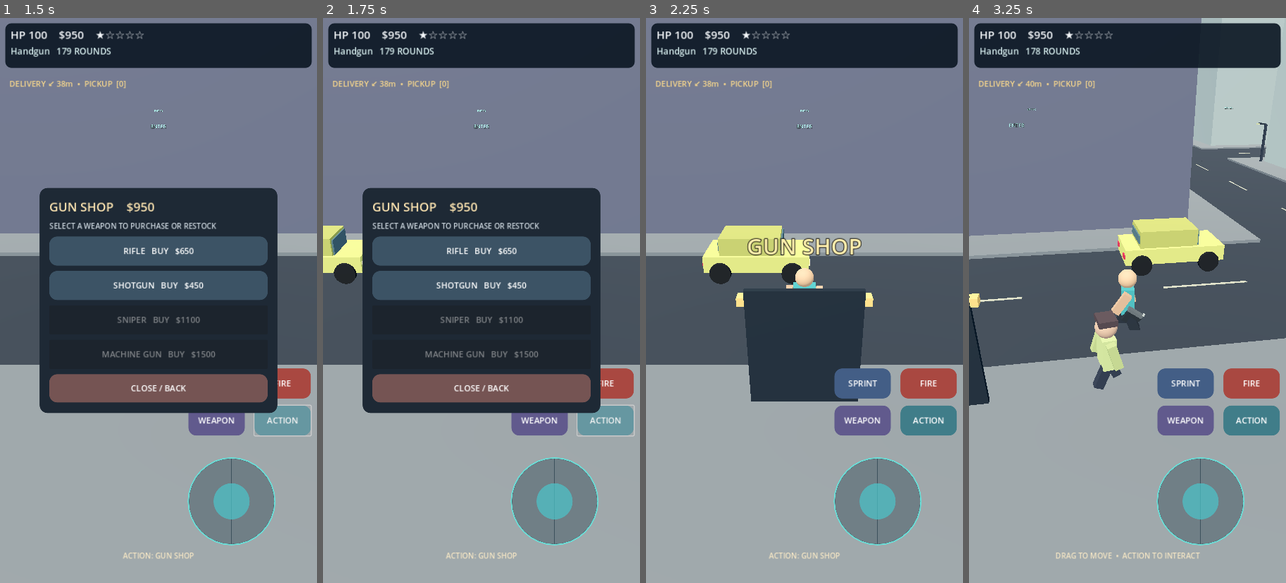
Above: before the commit, frames 1-4 (left to right).
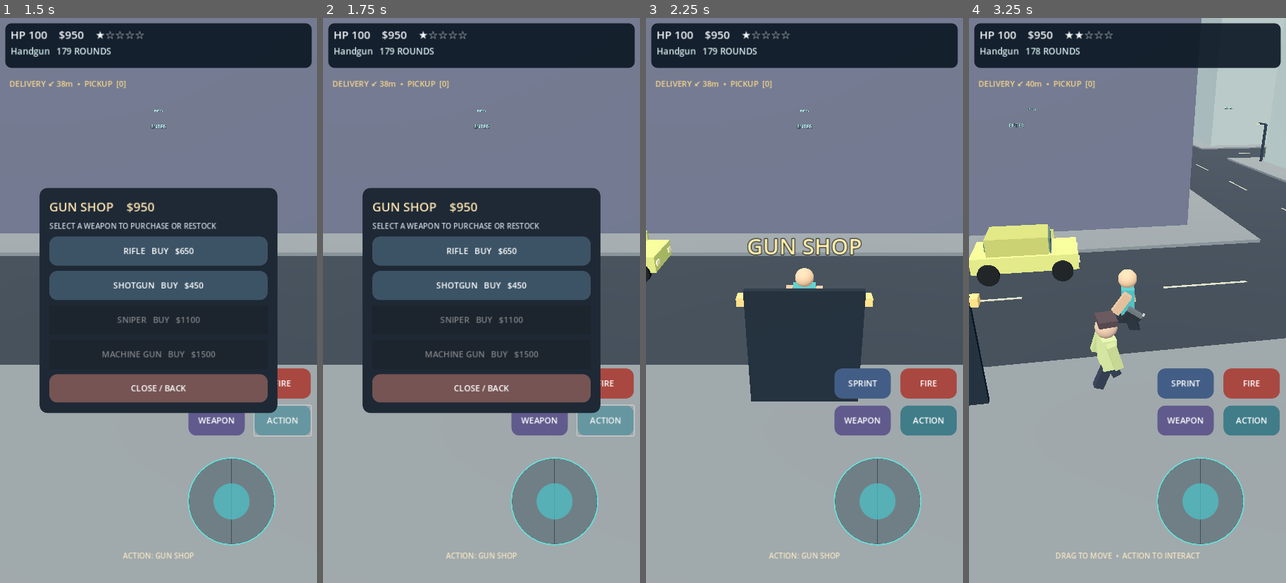
Above: after the commit, the same moments.

Repository: shejklgaia-png/Gt_a_like_game
Game: Godot game, scene res://scenes/main.tscn
Two runs of this game, one before a commit and one after it. Both use one fixed random seed, a clock stepped at 60 frames per second and the inputs below.
Inputs (mouse positions are in pixels of both pictures, inside the frame that each line leads up to):
- Up to frame 1 (1.5 s): click "FIRE" at 0.5 s; click "ACTION" at 1.25 s
- Up to frame 2 (1.75 s): no input
- Up to frame 3 (2.25 s): click "SPRINT" at 2 s
- Up to frame 4 (3.25 s): tap Enter at 2.75 s; move the mouse to (1197, 272) at 2.77 s; hold D from 2.78 s (still down); hold Shift from 2.78 s (still down); click (1197, 272) at 2.92 s; tap Space at 3.02 s

Frame 1 is identical in both runs. In frame 2, 1.0% of the frame differs, in the area x 0-13%, y 36-48%; in frame 3, 2.7%; in frame 4, 5.1%, in the area x 0-81%, y 2-48%.

Commit message:
Brake AI cars for pedestrians and animate opening driver door during carjacking

Diff:
--- a/scripts/vehicle.gd
+++ b/scripts/vehicle.gd
@@ -3,15 +3,19 @@
 
 const Shapes = preload("res://scripts/shape_factory.gd")
 var occupied: bool = false
+var being_stolen: bool = false
 var npc_speed: float = 10.0
 var drive_speed: float = 0.0
 var axis: int = 0
 var travel: float = 1.0
 var road_lane: float = 0.0
-var steering: float = 0.0
 var drive_input: Vector2 = Vector2.ZERO
 var nitro: bool = false
 var tint: Color = Color("#e5bd64")
+var door_hinge: Node3D
+var door_open: bool = false
+var door_angle: float = 0.0
+var brake_lights: Array[MeshInstance3D] = []
 
 
 func setup(p_axis: int, p_travel: float, p_lane: float, color: Color) -> void:
@@ -32,6 +36,11 @@
 	Shapes.box(self, Vector3(0, 0.48, 0.25), Vector3(1.82, 0.85, 2.45), tint.darkened(0.17))
 	Shapes.box(self, Vector3(0, 0.51, -1.02), Vector3(1.62, 0.62, 0.06), Color("#456574"))
 	Shapes.box(self, Vector3(0, 0.55, 1.50), Vector3(1.60, 0.34, 0.05), Color("#456574"))
+	door_hinge = Node3D.new()
+	door_hinge.position = Vector3(-1.10, 0.22, -1.18)
+	add_child(door_hinge)
+	Shapes.box(door_hinge, Vector3(-0.01, 0.0, 0.61), Vector3(0.12, 0.74, 1.22), tint.darkened(0.12))
+	Shapes.box(door_hinge, Vector3(-0.09, 0.07, 0.62), Vector3(0.055, 0.11, 0.22), Color("#2f3942"))
 	for side in [-1.0, 1.0]:
 		for fore_aft in [-1.45, 1.45]:
 			var wheel := MeshInstance3D.new()
@@ -46,11 +55,51 @@
 			add_child(wheel)
 	for side in [-0.78, 0.78]:
 		Shapes.box(self, Vector3(side, -0.12, -2.15), Vector3(0.33, 0.20, 0.05), Color("#fff1bc"))
-		Shapes.box(self, Vector3(side, -0.12, 2.15), Vector3(0.33, 0.20, 0.05), Color("#c92d4c"))
+		var light := Shapes.box(self, Vector3(side, -0.12, 2.15), Vector3(0.33, 0.20, 0.05), Color("#c92d4c"))
+		if light.get_child_count() > 0 and light.get_child(0) is MeshInstance3D:
+			brake_lights.append(light.get_child(0) as MeshInstance3D)
+
+
+func _process(delta: float) -> void:
+	var target_angle := -1.18 if door_open else 0.0
+	door_angle = lerpf(door_angle, target_angle, clampf(delta * 11.0, 0.0, 1.0))
+	if is_instance_valid(door_hinge):
+		door_hinge.rotation.y = door_angle
+
+
+func open_driver_door(open: bool) -> void:
+	door_open = open
+
+
+func entrance_point() -> Vector3:
+	return global_position + global_transform.basis.x * -2.05 + global_transform.basis.z * -0.50
+
+
+func pedestrian_ahead() -> bool:
+	if occupied or being_stolen:
+		return false
+	var origin := global_position + Vector3(0, 0.05, 0) - global_transform.basis.z * 2.45
+	var tip := origin - global_transform.basis.z * 7.2
+	var params := PhysicsRayQueryParameters3D.create(origin, tip)
+	params.exclude = [get_rid()]
+	var result := get_world_3d().direct_space_state.intersect_ray(params)
+	if result.is_empty():
+		return false
+	var collider: Object = result.get("collider")
+	if collider is PocketHero:
+		return not (collider as PocketHero).dead
+	if collider is PocketActor:
+		return not (collider as PocketActor).dead
+	if collider is PocketVehicle:
+		return true
+	return false
 
 
 func _physics_process(delta: float) -> void:
-	if occupied:
+	if being_stolen:
+		drive_speed = move_toward(drive_speed, 0.0, delta * 36.0)
+		velocity = -global_transform.basis.z * drive_speed
+	elif occupied:
 		var max_speed := 33.0 if nitro else 22.0
 		var throttle := clampf(-drive_input.y, -1.0, 1.0)
 		var wanted_speed := throttle * max_speed
@@ -59,18 +108,21 @@
 		rotation.y -= drive_input.x * delta * 1.55 * turn_factor * (1.0 if drive_speed >= 0 else -1.0)
 		velocity = -global_transform.basis.z * drive_speed
 	else:
-		drive_speed = npc_speed
 		var heading := Vector3.ZERO
 		if axis == 0:
 			heading.z = travel
-			position.z += 0.0
 		else:
 			heading.x = travel
 		rotation.y = atan2(-heading.x, -heading.z)
-		velocity = heading * npc_speed
+		var desired := 0.0 if pedestrian_ahead() else npc_speed
+		drive_speed = move_toward(drive_speed, desired, delta * (26.0 if desired == 0.0 else 8.0))
+		velocity = heading * drive_speed
 	move_and_slide()
-	if not occupied:
+	if not occupied and not being_stolen:
 		if axis == 0 and absf(position.z) > 121.0:
 			position.z = -signf(position.z) * 120.0
 		elif axis == 1 and absf(position.x) > 121.0:
 			position.x = -signf(position.x) * 120.0
+	for item in brake_lights:
+		if is_instance_valid(item):
+			item.material_override = Shapes.material(Color("#ff4b50") if drive_speed < 1.0 else Color("#c92d4c"))
